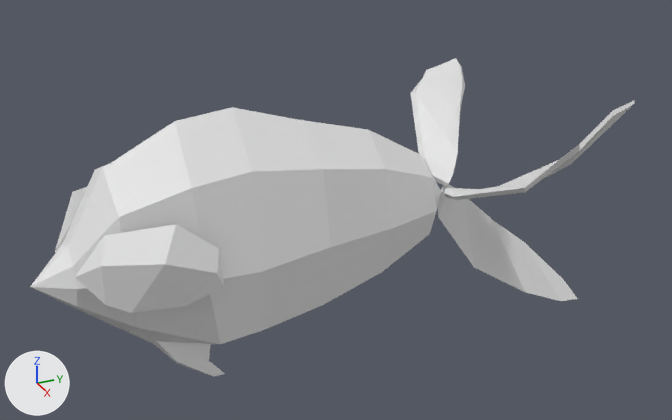
A saved change to the glTF model animated-fish-simple.glb.
Before and after are seen from a 50 mm camera at (1.338, -0.42, 0.665) aimed at (-0.024, 0.193, -0.015). Lighting does not change. The marker at lower left points along +X, +Y and +Z.
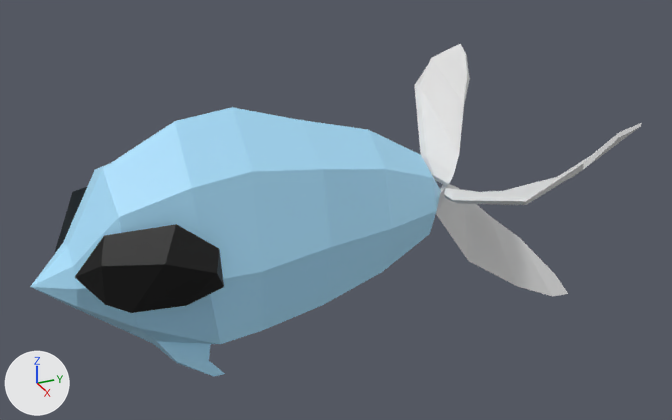
Commit message: fish fix

Pixel boxes [x1, y1, x2, y2] of what changed, in the pictures (672 x 420 px):
'Sphere', recoloured (white to blue): [30, 107, 441, 376] in both
'Plane', turned: before [411, 58, 635, 301]; after [414, 44, 642, 296]

The edits, one by one:
Material 'Material.001' (mat_material_001) changes colour from white #e7e7e7 to blue #ace2ff; in linear values from (0.8, 0.8, 0.8) to (0.41, 0.762, 1.0).
Material 'Material.002' (mat_material_002) changes colour from white #e7e7e7 to black #000000; in linear values from (0.8, 0.8, 0.8) to (0.0, 0.0, 0.0).
Object 'Plane' (ob_plane) turns from (0, 25, 0) to (0, 31, 0) degrees about x, y and z.
